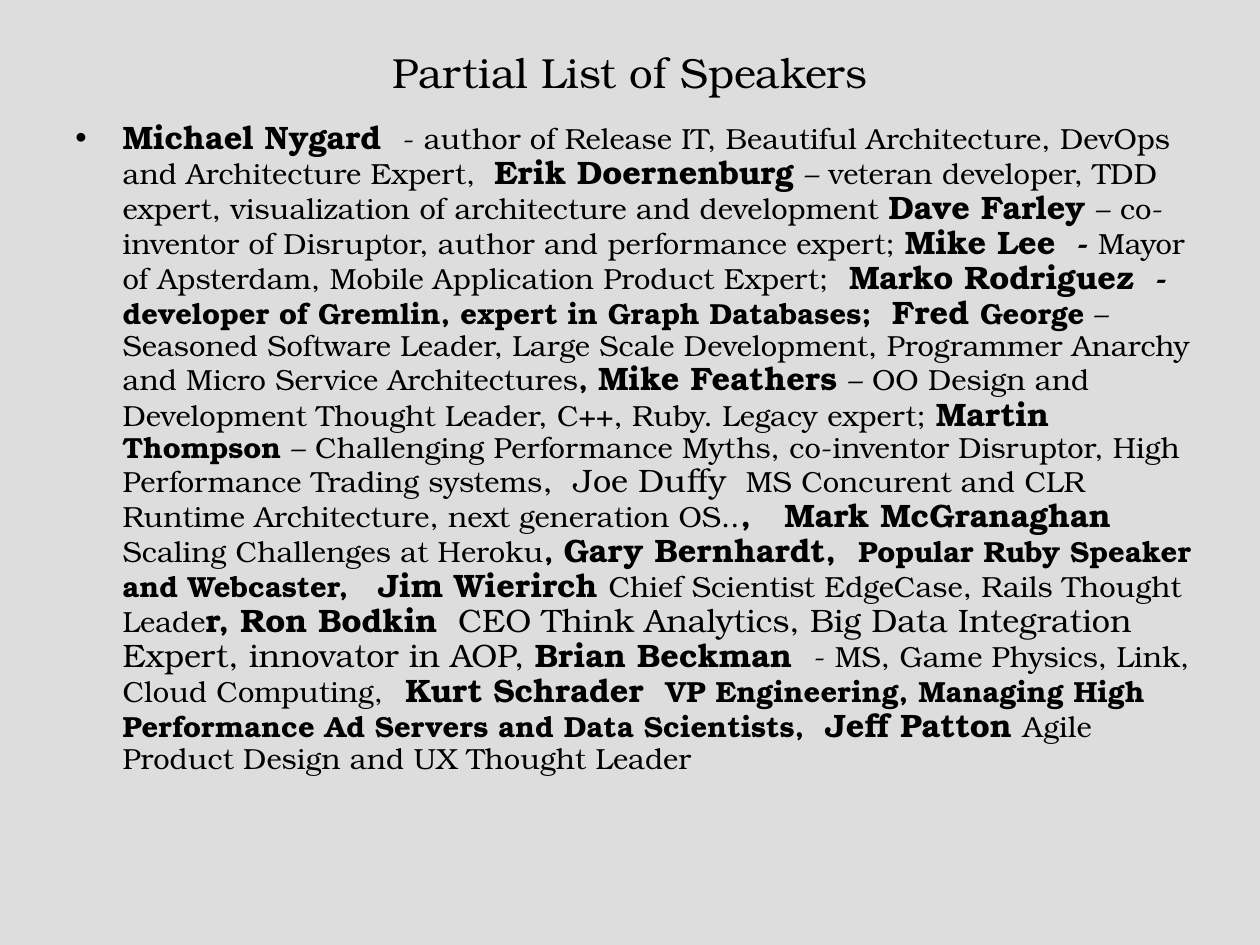
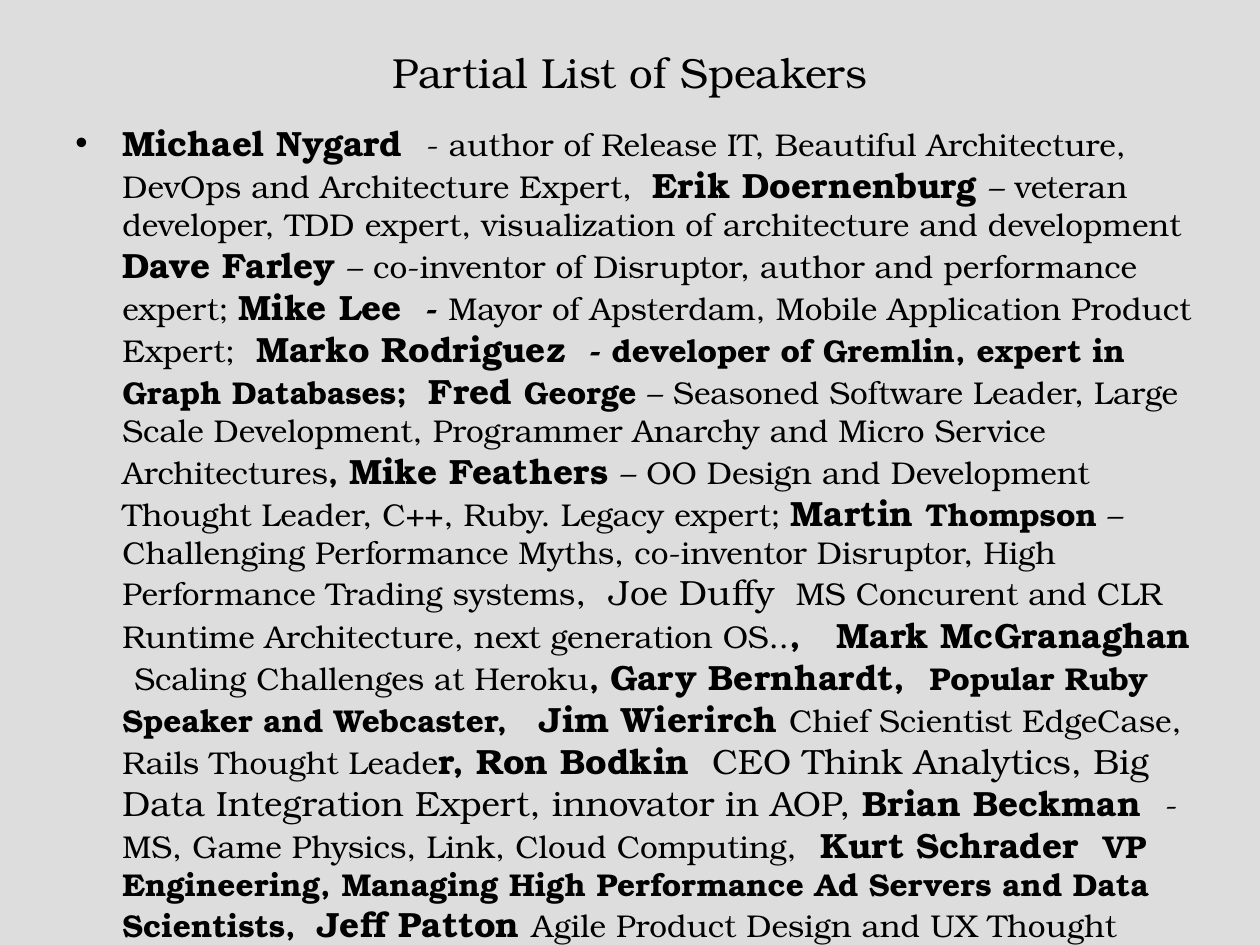
Before and after one commit to tonymorris/purefp-live, a slide deck: slide 4 of notes/YOW! 2012 Speakers.ppt. Drawn at 1260x945 pixels with LibreOffice and Linux fonts; fonts in the diff are those of the drawing. Boxes give left, top, right and bottom in pixels: in the first picture for what was removed or moved away, otherwise in the second. Text is boxed around its words. In the diff, an @@ line names an element or a change of style, - is before the commit and + after.

```diff
--- a/notes/YOW! 2012 Speakers.ppt
+++ b/notes/YOW! 2012 Speakers.ppt
@@ text "Michael Nygard - author of ..." at (122,129,1191,904): size 18.5 to 20 pt in "Michael Nygard Erik Doernenburg Dave Farley Mike ..."; size 16.6 to 18 pt in "- author of Release IT, Beautiful Architecture, ..."; indent changed; line spacing 0.9 to 1 @@
```
Also in this commit, not shown: 2 other slides changed.
